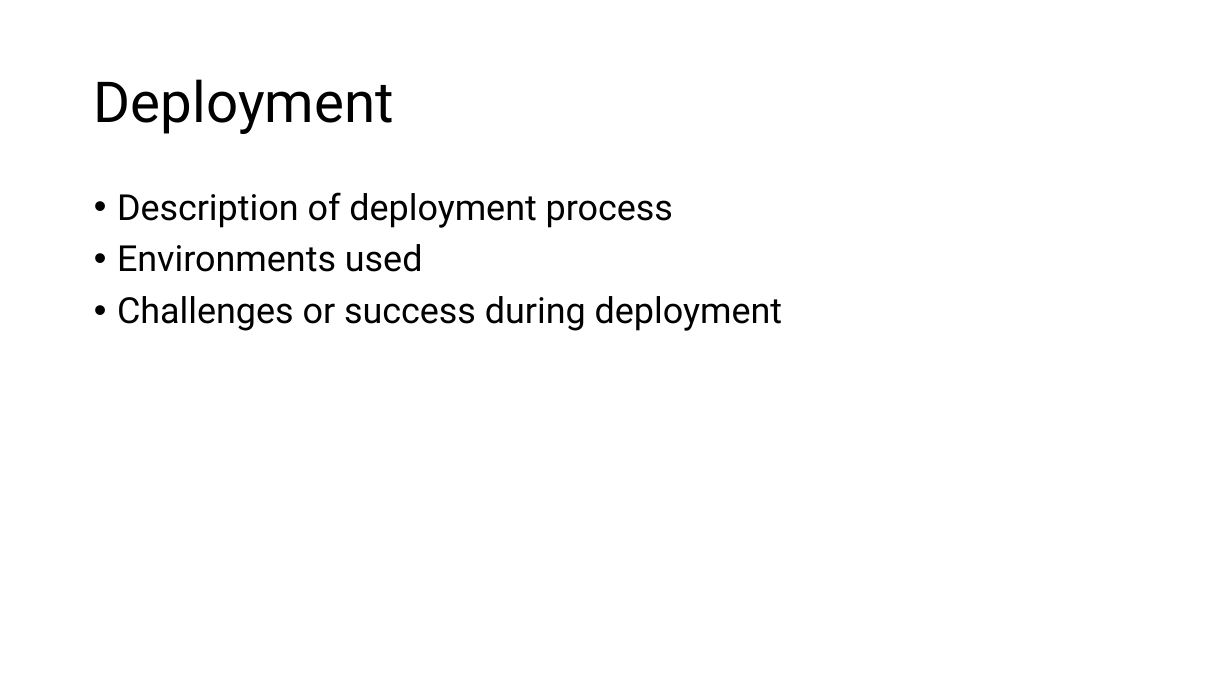
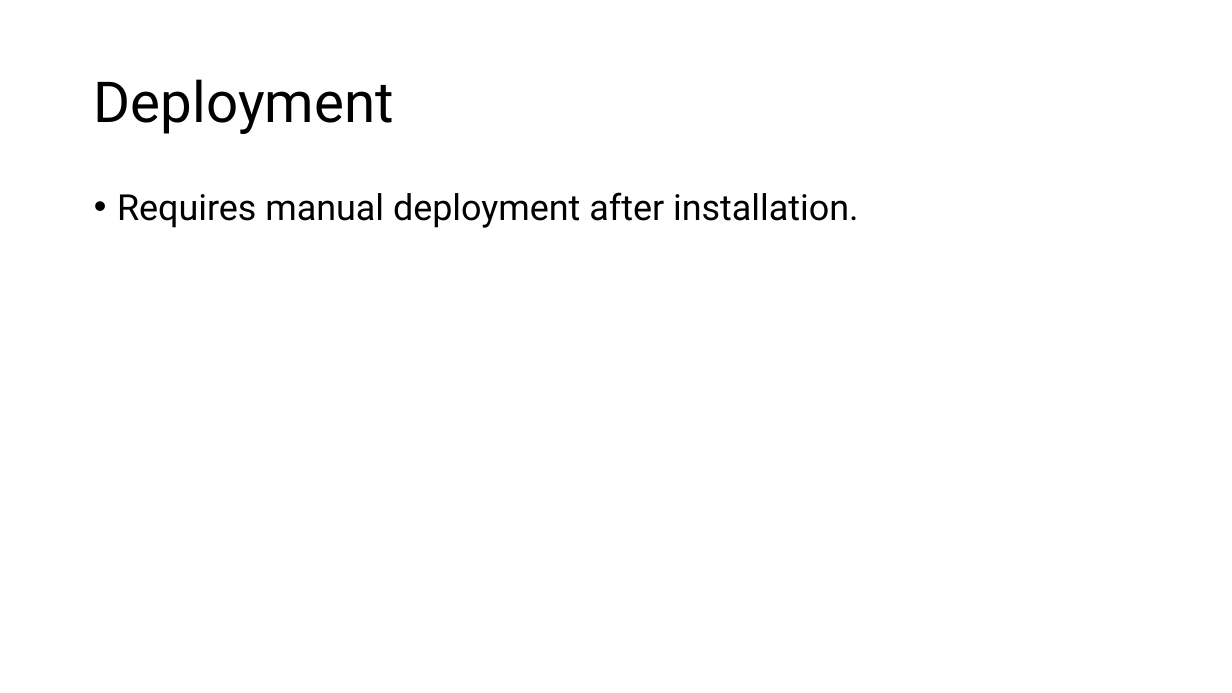
Before and after one commit to WakeTechBrandon/Bombastic-Bookstore, a slide deck: slide 9 of ProjectPresentation.pptx. Drawn at 1232x693 pixels with LibreOffice and Linux fonts; fonts in the diff are those of the drawing. Boxes give left, top, right and bottom in pixels: in the first picture for what was removed or moved away, otherwise in the second. Text is boxed around its words. In the diff, an @@ line names an element or a change of style, - is before the commit and + after.

```diff
--- a/ProjectPresentation.pptx
+++ b/ProjectPresentation.pptx
@@ text at (x1=117, y1=192, x2=858, y2=228): text changed @@
-• Description of deployment process
-• Environments used
-• Challenges or success during deployment
+• Requires manual deployment after installation.
```
Also in this commit, not shown: 3 other slides changed, 3 slides added, 3 slides removed, 1 other file.
